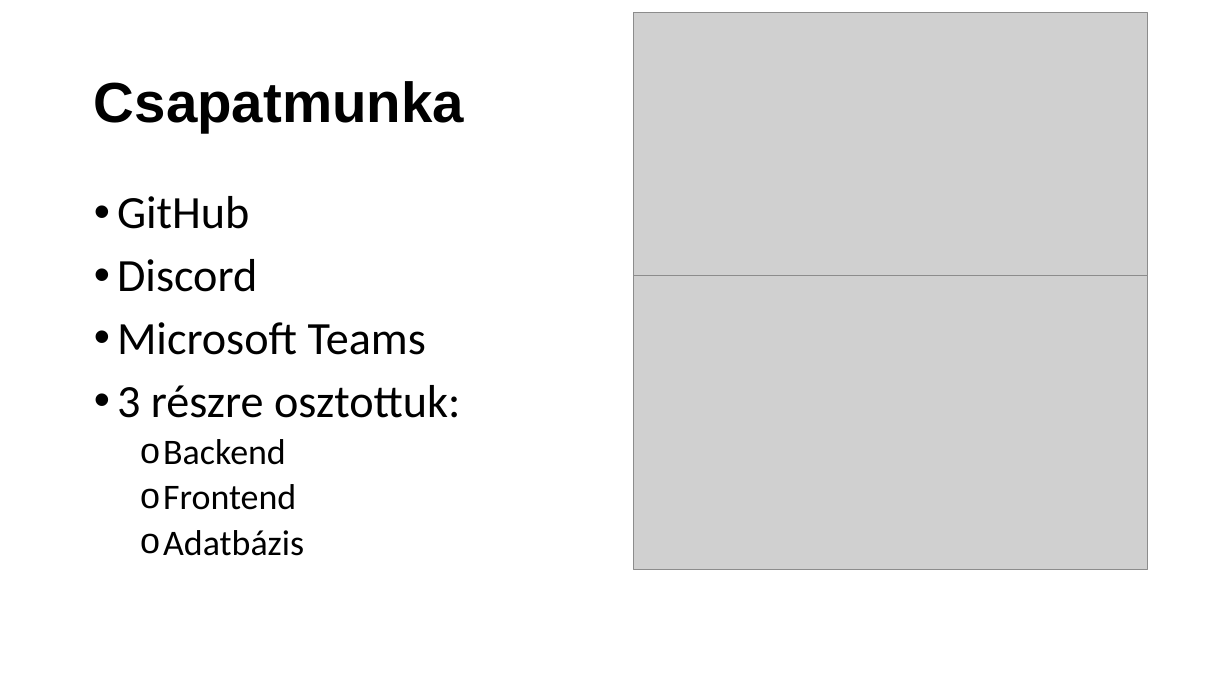
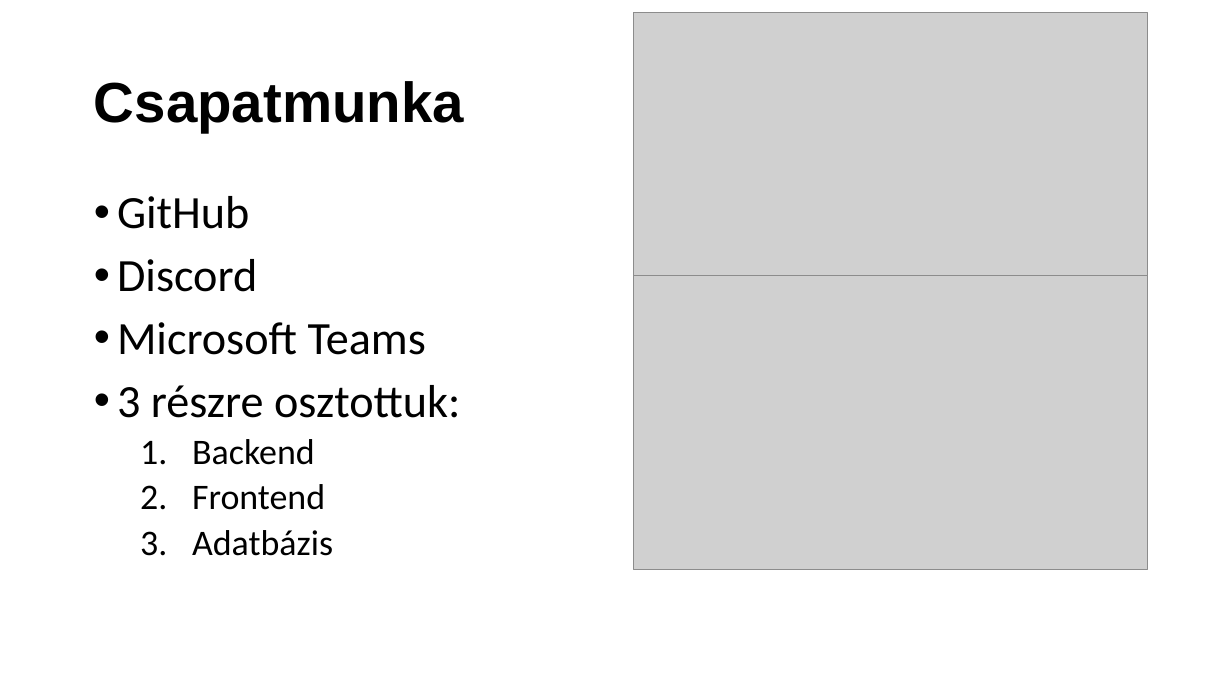
Before and after one commit to SzigetvariMark/pcweb, a slide deck: slide 3 of Bemutato.pptx. Drawn at 1232x693 pixels with LibreOffice and Linux fonts; fonts in the diff are those of the drawing; grey boxes stand for pictures. Boxes give left, top, right and bottom in pixels: in the first picture for what was removed or moved away, otherwise in the second. Text is boxed around its words. In the diff, an @@ line names an element or a change of style, - is before the commit and + after.

```diff
--- a/Bemutato.pptx
+++ b/Bemutato.pptx
@@ text at <box>192,439,333,556</box>: bullet o to 1. @@
```
Also in this commit, not shown: 3 other slides changed, 1 slide added, 1 slide removed.
